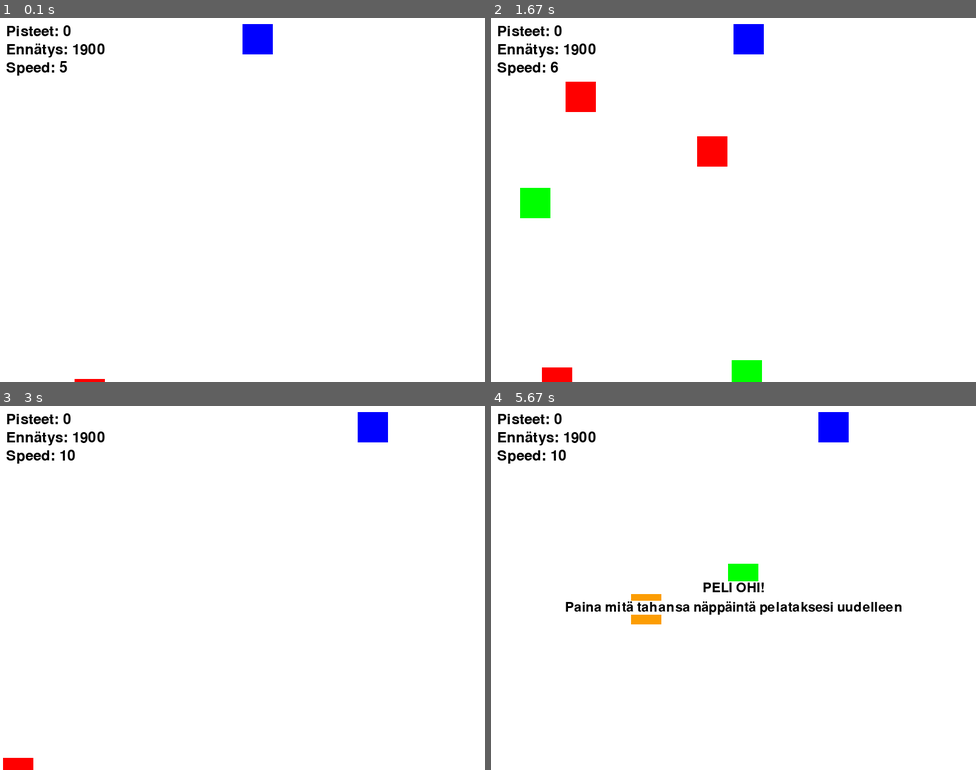
Above: before the commit, frames 1-4 (two rows, left to right).
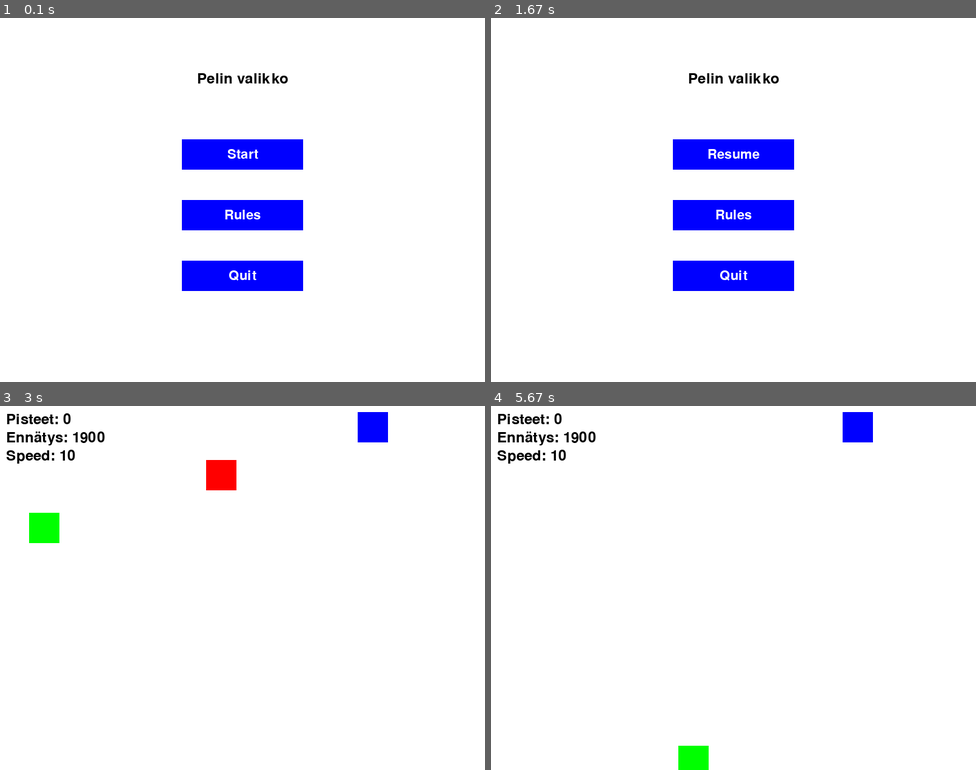
Above: after the commit, the same moments.

Repository: JIMH1/Pygame
Game: pygame game, started from versio1.py
Two runs of this game, one before a commit and one after it. Both use one fixed random seed, a clock stepped at 60 frames per second and the inputs below.
Inputs (mouse positions are in pixels of both pictures, inside the frame that each line leads up to):
- Up to frame 1 (0.1 s): no input
- Up to frame 2 (1.67 s): click (733, 156) at 0.38 s, where only the run after the commit has a clickable "Start"; tap Space at 0.67 s; click (733, 221) at 1.05 s; tap Up at 1.33 s
- Up to frame 3 (3 s): click (242, 544) at 1.72 s, where only the run after the commit has a clickable "Resume"; hold Right 2-2.47 s; move the mouse to (116, 453) at 2.03 s; tap Up at 2.07, 2.37, 2.57, 2.9 s; hold Up 2.5-2.8 s; hold Right from 2.83 s (still down)
- Up to frame 4 (5.67 s): tap Up at 3.2, 3.4, 3.7, 3.97, 4.3, 4.6, 5.13, 5.43 s; release Right at 3.3 s; hold Left 3.33-3.87 s; hold Down 3.9-4.2 s; hold Left 4.23-4.63 s; hold Right from 5.07 s (still down)

The runs differ from the first frame. In frame 1, 7.6% of the frame differs, in the area x 1-63%, y 1-100%; in frame 2, 9.3%; in frame 3, 1.2%; in frame 4, 3.0%.

Commit message:
lisätty game menu

Diff:
--- a/versio1.py
+++ b/versio1.py
@@ -1,5 +1,6 @@
 import pygame
 import random
+import sys
 
 # Pygame setup
 pygame.init()
@@ -22,6 +23,10 @@
 # FPS
 clock = pygame.time.Clock()
 FPS = 60
+
+# Game state
+game_state = "menu"
+game_started = False
 
 # Pelaaja
 player_size = 50
@@ -37,15 +42,15 @@
 game_over_text = font.render('PELI OHI!', True, BLACK, WHITE)
 game_over_rect = game_over_text.get_rect()
 game_over_rect.center = (SCREEN_WIDTH//2, SCREEN_HEIGHT//2)
-continue_text = font.render('Paina mitä tahansa näppäintä pelataksesi uudelleen', True, BLACK, WHITE)
-continue_rect = continue_text.get_rect()
-continue_rect.center = (SCREEN_WIDTH//2, SCREEN_HEIGHT//2 + 32)
+
+font = pygame.font.Font(None, 36)
+small_font = pygame.font.Font(None, 32)
 
 # Esteet
 obstacle_width = 50
 obstacle_height = 50
 obstacle_speed = 5
-obstacles = []
+
 
 # Pisteet
 score = 0
@@ -71,6 +76,83 @@
 highscore = load_score()
 
 kilpi_paalla = False
+
+# Menu
+def main_menu(resume=False):
+    #Displays the main menu. If resume==True the first button shows "Resume",
+    #otherwise it shows "Start". Returns a string indicating which option was chosen.
+    menu_active = True
+    while menu_active:
+        screen.fill(WHITE)
+        title_text = font.render("Pelin valikko", True, BLACK)
+        title_rect = title_text.get_rect(center=(SCREEN_WIDTH//2, 100))
+        screen.blit(title_text, title_rect)
+
+        # Define buttons
+        button_width, button_height = 200, 50
+        start_button = pygame.Rect(SCREEN_WIDTH//2 - button_width//2, 200, button_width, button_height)
+        rules_button = pygame.Rect(SCREEN_WIDTH//2 - button_width//2, 300, button_width, button_height)
+        quit_button  = pygame.Rect(SCREEN_WIDTH//2 - button_width//2, 400, button_width, button_height)
+
+        # Draw the buttons
+        pygame.draw.rect(screen, BLUE, start_button)
+        pygame.draw.rect(screen, BLUE, rules_button)
+        pygame.draw.rect(screen, BLUE, quit_button)
+
+        # Button texts (the first button shows "Resume" if resume is True)
+        start_label = "Resume" if resume else "Start"
+        start_render = small_font.render(start_label, True, WHITE)
+        rules_render = small_font.render("Rules", True, WHITE)
+        quit_render  = small_font.render("Quit", True, WHITE)
+        screen.blit(start_render, start_render.get_rect(center=start_button.center))
+        screen.blit(rules_render, rules_render.get_rect(center=rules_button.center))
+        screen.blit(quit_render, quit_render.get_rect(center=quit_button.center))
+        pygame.display.flip()
+
+        for event in pygame.event.get():
+            if event.type == pygame.QUIT:
+                pygame.quit()
+                sys.exit()
+            if event.type == pygame.MOUSEBUTTONDOWN:
+                pos = pygame.mouse.get_pos()
+                if start_button.collidepoint(pos):
+                    return "start"
+                if rules_button.collidepoint(pos):
+                    return "rules"
+                if quit_button.collidepoint(pos):
+                    pygame.quit()
+                    sys.exit()
+        clock.tick(FPS)
+
+def rules_screen():
+    # Shows the rules and returns to the menu when a key is pressed.
+    rules_active = True
+    while rules_active:
+        screen.fill(WHITE)
+        title = font.render("Rules", True, BLACK)
+        title_rect = title.get_rect(center=(SCREEN_WIDTH//2, 50))
+        screen.blit(title, title_rect)
+        rules_lines = [
+            "Use left/right arrow keys to move.",
+            "Avoid red obstacles.",
+            "Collect green (100 points) and orange (shield) items.",
+            "Press UP/DOWN to adjust obstacle speed.",
+            "Press SPACE to pause the game.",
+            "When shield is active, one hit is absorbed.",
+            "Press any key to return to the menu."
+        ]
+        for i, line in enumerate(rules_lines):
+            line_render = small_font.render(line, True, BLACK)
+            screen.blit(line_render, (50, 100 + i * 40))
+        pygame.display.flip()
+
+        for event in pygame.event.get():
+            if event.type == pygame.QUIT:
+                pygame.quit()
+                sys.exit()
+            if event.type in [pygame.KEYDOWN, pygame.MOUSEBUTTONDOWN]:
+                rules_active = False
+        clock.tick(FPS)
 
 # Funktio esteiden luomiseen
 def create_obstacle():
@@ -97,109 +179,159 @@
     obstacles = []  # Tyhjennä esteet
     score = 0
     kilpi_paalla = False
+
+def game_over_screen():
+    #Display game over screen and wait for a key press.
+    over = True
+    game_over_text = font.render("PELI OHI!", True, BLACK)
+    continue_text = small_font.render("Paina mitä tahansa näppäintä jatkaaksesi", True, BLACK)
+    while over:
+        screen.fill(WHITE)
+        game_over_rect = game_over_text.get_rect(center=(SCREEN_WIDTH//2, SCREEN_HEIGHT//2 - 30))
+        continue_rect = continue_text.get_rect(center=(SCREEN_WIDTH//2, SCREEN_HEIGHT//2 + 30))
+        screen.blit(game_over_text, game_over_rect)
+        screen.blit(continue_text, continue_rect)
+        pygame.display.flip()
+        for event in pygame.event.get():
+            if event.type == pygame.QUIT:
+                pygame.quit()
+                sys.exit()
+            if event.type in [pygame.KEYDOWN, pygame.MOUSEBUTTONDOWN]:
+                over = False
+        clock.tick(FPS)
+
 # Pelilooppi
+def peli_looppi():
+    global obstacles, score, highscore, player_x, player_y, kilpi_paalla, obstacle_speed, player_lives, game_started
+    obstacles = []
+    playing = True
+    while playing:
+        screen.fill(WHITE)
+
+        for event in pygame.event.get():
+            if event.type == pygame.QUIT:
+                pygame.quit()
+                sys.exit()
+            if event.type == pygame.KEYDOWN:
+                if event.key == pygame.K_UP:
+                    obstacle_speed = min(max_vertical_speed, obstacle_speed + 1)
+                if event.key == pygame.K_DOWN:
+                    obstacle_speed = max(1, obstacle_speed - 1)
+                if event.key == pygame.K_SPACE:
+                    return "pause"
+
+        # Pelaajan liike
+        keys = pygame.key.get_pressed()
+        if keys[pygame.K_LEFT] and player_x > 0:
+            player_x -= player_speed
+        if keys[pygame.K_RIGHT] and player_x < SCREEN_WIDTH - player_size:
+            player_x += player_speed
+
+        # Esteiden hallinta
+        if random.randint(1, 20) == 1:
+            obstacles.append(create_obstacle())
+
+        for obstacle in obstacles:
+            obstacle[1] -= obstacle_speed  # Liiku ylöspäin
+
+        obstacles = [obs for obs in obstacles if obs[1] + obstacle_height > 0]
+
+
+        # Törmäyksen tarkistus
+        for obstacle in obstacles:
+            if (player_x < obstacle[0] + obstacle_width and
+                player_x + player_size > obstacle[0] and
+                player_y < obstacle[1] + obstacle_height and
+                player_y + player_size > obstacle[1]):
+                # jos osuu esteeseen peli loppuu, jos osuu kerättävään esineeseen peli jatkuu
+                if obstacle[2] == 2:
+                    if kilpi_paalla:
+                        kilpi_paalla = False
+                        obstacles.remove(obstacle)
+                    else:
+                        running = False
+                        player_lives -= 1
+                        obstacles.remove(obstacle)
+
+                else:
+                    if obstacle[3] == POINTS100:
+                        # pisteet
+                        obstacles.remove(obstacle)
+                        score += 100
+                    elif obstacle[3] == SHIELD:
+                        obstacles.remove(obstacle)
+                        kilpi_paalla = True
+
+        # Pisteiden laskenta
+        # score += 1
+        if score > highscore:
+            highscore = score
+
+        # Piirrä pelaaja ja esteet
+        pygame.draw.rect(screen, BLUE, (player_x, player_y, player_size, player_size))
+
+        # Piirrä kipli
+        if kilpi_paalla:
+            pygame.draw.rect(screen, CYAN, (player_x, player_y, player_size, player_size), 4)
+
+        for obstacle in obstacles:
+            if obstacle[2] == 2:
+                pygame.draw.rect(screen, RED, (obstacle[0], obstacle[1], obstacle_width, obstacle_height))
+            elif obstacle[2] == 1:
+                if obstacle[3] == POINTS100:
+                    pygame.draw.rect(screen, GREEN, (obstacle[0], obstacle[1], obstacle_width, obstacle_height))
+                elif obstacle[3] == SHIELD:
+                    pygame.draw.rect(screen, ORANGE, (obstacle[0], obstacle[1], obstacle_width, obstacle_height))
+
+        # Piirrä pisteet
+        score_text = font.render(f"Pisteet: {score}", True, BLACK)
+        highscore_text = font.render(f"Ennätys: {highscore}", True, BLACK)
+        speed_text = font.render(f"Speed: {obstacle_speed}", True, BLACK)
+        screen.blit(score_text, (10, 10))
+        screen.blit(highscore_text, (10, 40))
+        screen.blit(speed_text, (10, 70))
+
+        pygame.display.flip()
+        clock.tick(FPS)
+
+            # Tarkista onko Game-Over
+        if player_lives <= 0:
+            game_started = False
+            game_over_screen()
+            reset_game()
+            return "game_over"
+            # Pause kunnes pelaaja painaa nappia
+            is_paused = True
+            while is_paused:
+                for event in pygame.event.get():
+                    if event.type == pygame.KEYDOWN:
+                        reset_game()  # Nollaa peli ja aloita alusta
+                        is_paused = False
+                    if event.type == pygame.QUIT:
+                        is_paused = False
+                        playing = False
+
 running = True
 while running:
-    screen.fill(WHITE)
-
-    for event in pygame.event.get():
-        if event.type == pygame.QUIT:
-            running = False
-        if event.type == pygame.KEYDOWN:
-            if event.key == pygame.K_UP:
-                obstacle_speed = min(max_vertical_speed, obstacle_speed + 1)
-            if event.key == pygame.K_DOWN:
-                obstacle_speed = max(1, obstacle_speed - 1)
-
-    # Pelaajan liike
-    keys = pygame.key.get_pressed()
-    if keys[pygame.K_LEFT] and player_x > 0:
-        player_x -= player_speed
-    if keys[pygame.K_RIGHT] and player_x < SCREEN_WIDTH - player_size:
-        player_x += player_speed
-
-    # Esteiden hallinta
-    if random.randint(1, 20) == 1:
-        obstacles.append(create_obstacle())
-
-    for obstacle in obstacles:
-     obstacle[1] -= obstacle_speed  # Liiku ylöspäin
-
-    obstacles = [obs for obs in obstacles if obs[1] + obstacle_height > 0]
-
-
-    # Törmäyksen tarkistus
-    for obstacle in obstacles:
-        if (player_x < obstacle[0] + obstacle_width and
-            player_x + player_size > obstacle[0] and
-            player_y < obstacle[1] + obstacle_height and
-            player_y + player_size > obstacle[1]):
-            # jos osuu esteeseen peli loppuu, jos osuu kerättävään esineeseen peli jatkuu
-            if obstacle[2] == 2:
-                if kilpi_paalla:
-                    kilpi_paalla = False
-                    obstacles.remove(obstacle)
-                else:
-                    running = False
-                    player_lives -= 1
-                    obstacles.remove(obstacle)
-
-            else:
-                if obstacle[3] == POINTS100:
-                    # pisteet
-                    obstacles.remove(obstacle)
-                    score += 100
-                elif obstacle[3] == SHIELD:
-                    obstacles.remove(obstacle)
-                    kilpi_paalla = True
-
-    # Pisteiden laskenta
-    # score += 1
-    if score > highscore:
-        highscore = score
-
-    # Piirrä pelaaja ja esteet
-    pygame.draw.rect(screen, BLUE, (player_x, player_y, player_size, player_size))
-
-    # Piirrä kipli
-    if kilpi_paalla:
-        pygame.draw.rect(screen, CYAN, (player_x, player_y, player_size, player_size), 4)
-
-    for obstacle in obstacles:
-        if obstacle[2] == 2:
-            pygame.draw.rect(screen, RED, (obstacle[0], obstacle[1], obstacle_width, obstacle_height))
-        elif obstacle[2] == 1:
-            if obstacle[3] == POINTS100:
-                pygame.draw.rect(screen, GREEN, (obstacle[0], obstacle[1], obstacle_width, obstacle_height))
-            elif obstacle[3] == SHIELD:
-                pygame.draw.rect(screen, ORANGE, (obstacle[0], obstacle[1], obstacle_width, obstacle_height))
-
-    # Piirrä pisteet
-    score_text = font.render(f"Pisteet: {score}", True, BLACK)
-    highscore_text = font.render(f"Ennätys: {highscore}", True, BLACK)
-    speed_text = font.render(f"Speed: {obstacle_speed}", True, BLACK)
-    screen.blit(score_text, (10, 10))
-    screen.blit(highscore_text, (10, 40))
-    screen.blit(speed_text, (10, 70))
-
-    pygame.display.flip()
-    clock.tick(FPS)
-
-        # Tarkista onko Game-Over
-    if player_lives <= 0:
-        screen.blit(game_over_text, game_over_rect)
-        screen.blit(continue_text, continue_rect)
-        pygame.display.update()
-        # Pause kunnes pelaaja painaa nappia
-        is_paused = True
-        while is_paused:
-            for event in pygame.event.get():
-                if event.type == pygame.KEYDOWN:
-                    reset_game()  # Nollaa peli ja aloita alusta
-                    is_paused = False
-                if event.type == pygame.QUIT:
-                    is_paused = False
-                    running = False
+    if game_state == "menu":
+        menu_choice = main_menu(resume=game_started)
+        if menu_choice == "start":
+            if not game_started:
+                reset_game()
+                game_started = True
+            game_state = "playing"
+        elif menu_choice == "rules":
+            game_state = "rules"
+    elif game_state == "rules":
+        rules_screen()
+        game_state = "menu"
+    elif game_state == "playing":
+        result = peli_looppi()
+        if result == "pause":
+            game_state = "menu"
+        elif result == "game_over":
+            game_state = "menu"
+
 # Tallenna korkein pistemäärä
 save_score(highscore)
 
